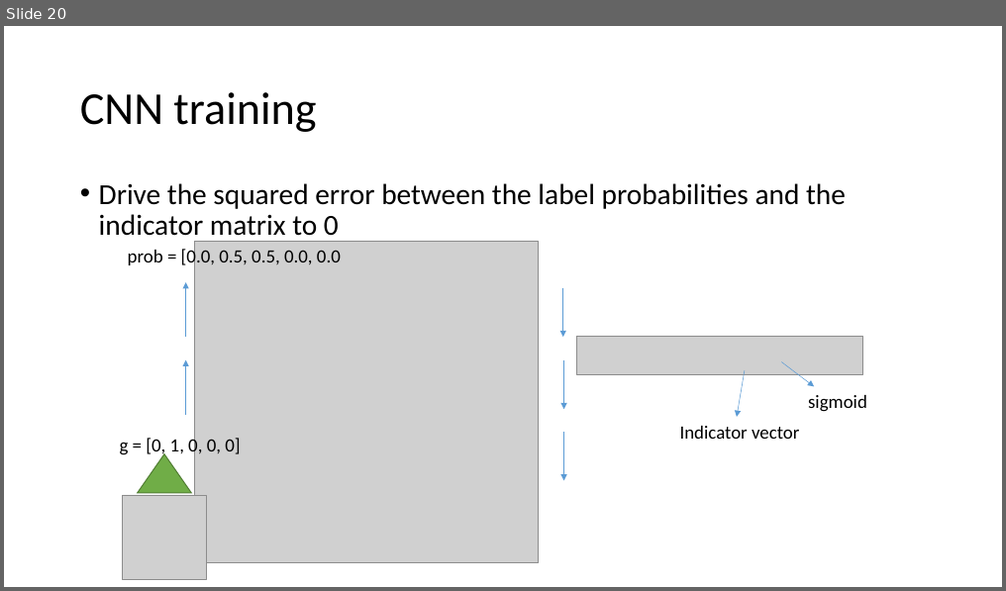
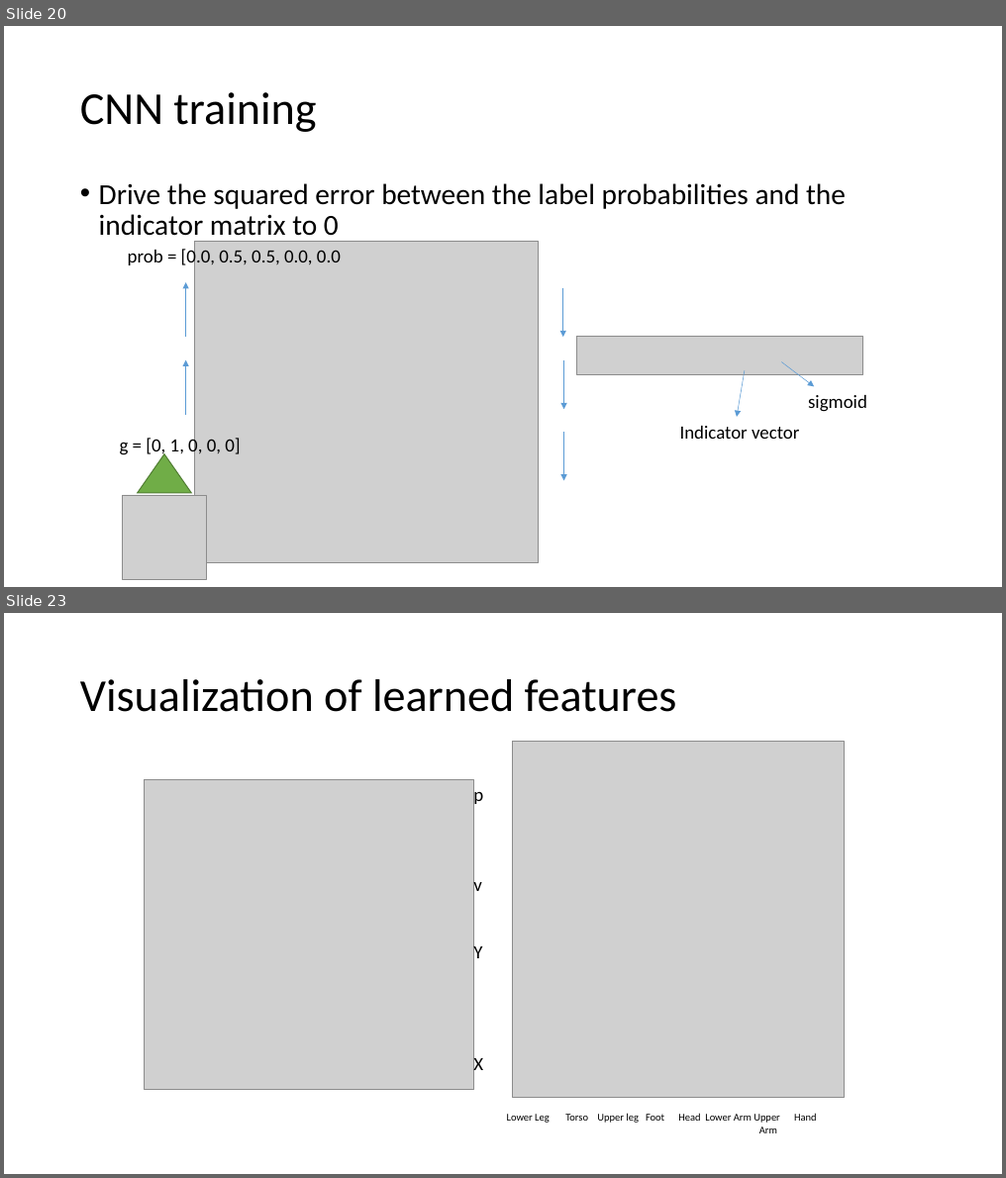
Before and after one commit to indivisibleatom/lectureNotes, a slide deck: sources/Guo_Mesh_Labeling.pptx. Shown one above the other, each under a label of ours: slide 20 before the commit, slides 20 and 23 after it; the slides between them are not shown. The pictures are 1006x591 and 1006x1178 pixels, drawn with LibreOffice and Linux fonts; fonts in the diff are those of the drawing; grey boxes stand for pictures. Boxes give left, top, right and bottom in pixels: in the first picture for what was removed or moved away, otherwise in the second. Text is boxed around its words. In the diff, an @@ line names an element or a change of style, - is before the commit and + after.

```diff
--- a/sources/Guo_Mesh_Labeling.pptx
+++ b/sources/Guo_Mesh_Labeling.pptx
@@ slide 23 added at <box>4,613,1002,1174</box>, background #FFFFFF @@
@@ title added at <box>80,679,677,712</box>, 44 pt, text #000000 @@
+Visualization of learned features
@@ picture added at <box>512,741,844,1097</box> @@
@@ picture added at <box>144,779,474,1089</box> @@
@@ text added at <box>473,786,483,1076</box>, 18 pt, text #000000 @@
+p
+v
+Y
+X
@@ text added at <box>507,1113,817,1123</box>, 10 pt, text #000000 @@
+Lower Leg Torso Upper leg Foot Head Lower Arm Upper Hand
+Arm
```
Also in this commit, not shown: 1 slide changed, 4 other slides added, 1 slide removed.
